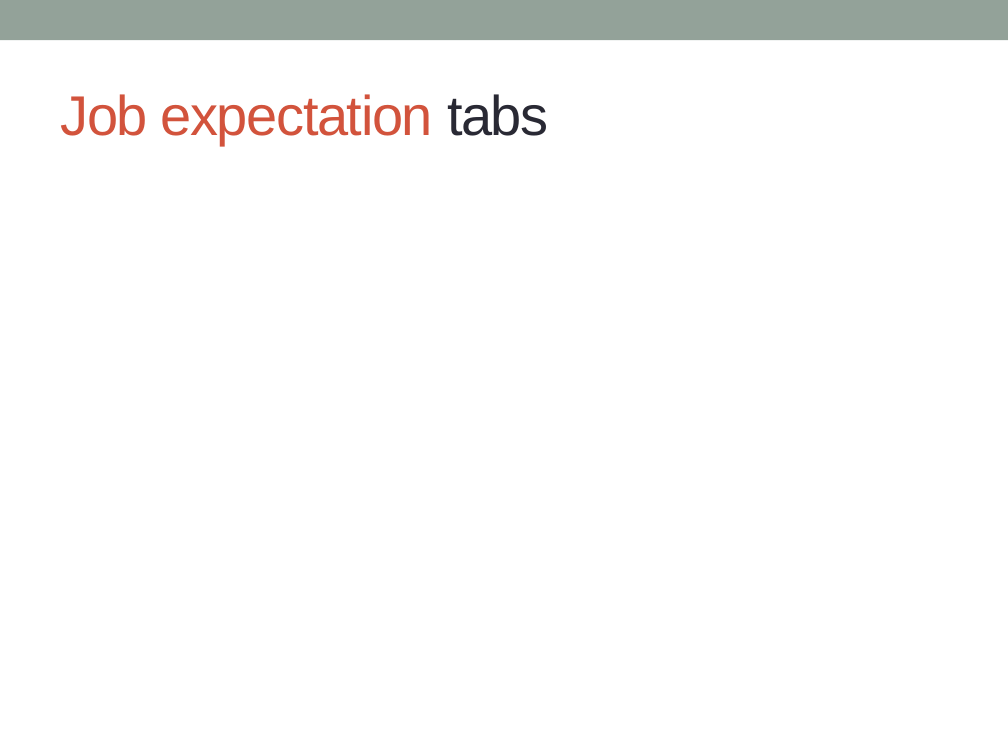
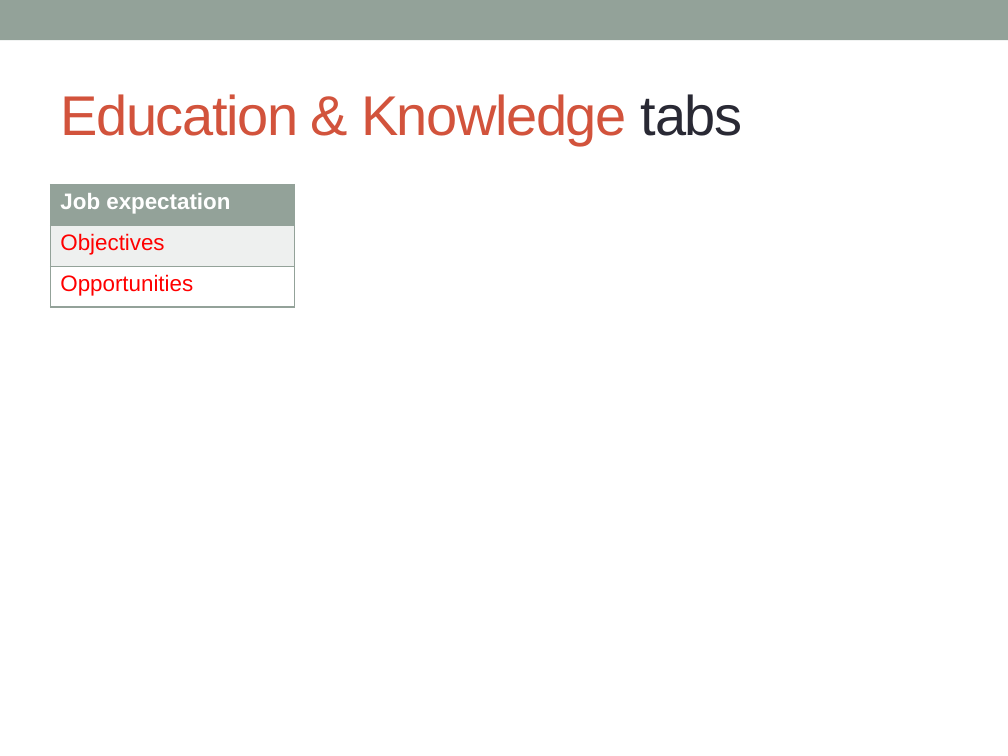
Before and after one commit to khanhduy94/jobzoom, a slide deck: slide 10 of Documents/Requirements/Job seeker Profiles Analysis.pptx (slide 11 before the commit). Drawn at 1008x756 pixels with LibreOffice and Linux fonts; fonts in the diff are those of the drawing. Boxes give left, top, right and bottom in pixels: in the first picture for what was removed or moved away, otherwise in the second. Text is boxed around its words. In the diff, an @@ line names an element or a change of style, - is before the commit and + after.

```diff
--- a/Documents/Requirements/Job seeker Profiles Analysis.pptx
+++ b/Documents/Requirements/Job seeker Profiles Analysis.pptx
@@ title at <box>60,94,743,145</box>: text changed @@
-Job expectation tabs
+Education & Knowledge tabs
@@ table added at <box>50,184,294,307</box>, 3 rows, 1 columns @@
+Job expectation
+Objectives
+Opportunities
```
Also in this commit, not shown: 5 other slides changed, 2 slides added, 2 slides removed, 3 other files.
